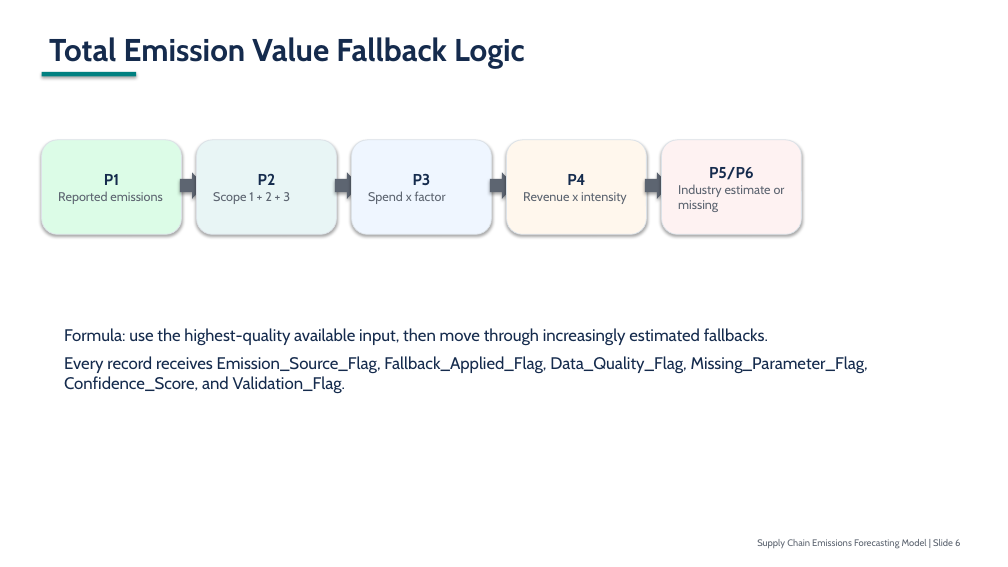
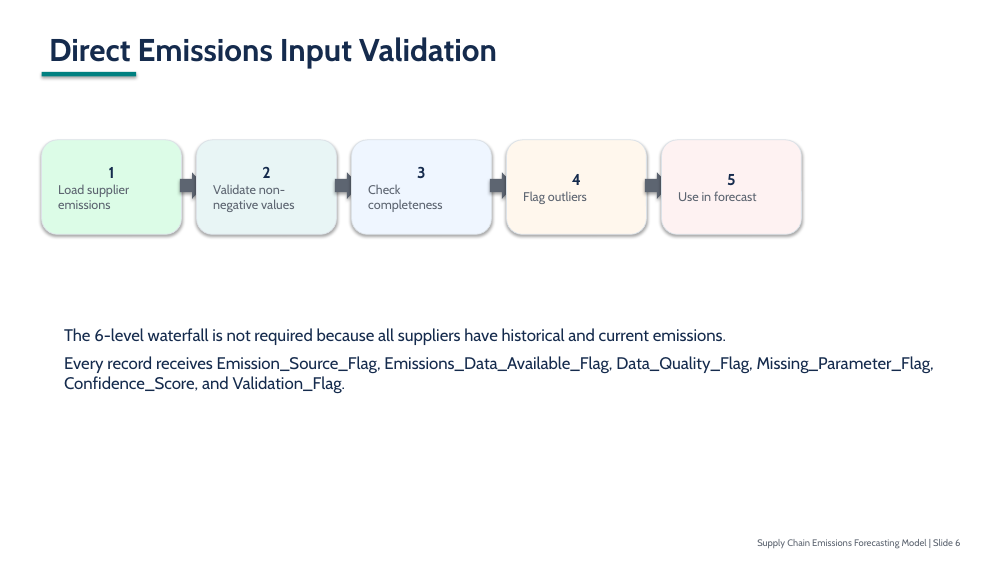
Before and after one commit to rojaraod/FORECAST, a slide deck: slide 6 of docs/supply_chain_emissions_forecasting_20_slide_deck.pptx. Drawn at 1008x567 pixels with LibreOffice and Linux fonts; fonts in the diff are those of the drawing. Boxes give left, top, right and bottom in pixels: in the first picture for what was removed or moved away, otherwise in the second. Text is boxed around its words. In the diff, an @@ line names an element or a change of style, - is before the commit and + after.

```diff
--- a/docs/supply_chain_emissions_forecasting_20_slide_deck.pptx
+++ b/docs/supply_chain_emissions_forecasting_20_slide_deck.pptx
@@ text at (49, 37, 497, 68): text changed @@
-Total Emission Value Fallback Logic
+Direct Emissions Input Validation
@@ text in rounded rectangle at (58, 167, 129, 209): text changed @@
-P1
-Reported emissions
+1
+Load supplier emissions
@@ text in rounded rectangle at (213, 167, 294, 212): text changed @@
-P2
-Scope 1 + 2 + 3
+2
+Validate non-negative values
@@ text in rounded rectangle at (368, 166, 442, 212): text changed @@
-P3
-Spend x factor
+3
+Check completeness
@@ text in rounded rectangle at (523, 174, 587, 204): text changed @@
-P4
-Revenue x intensity
+4
+Flag outliers
@@ text in rounded rectangle at (678, 174, 756, 201): text changed @@
-P5/P6
-Industry estimate or missing
+5
+Use in forecast
@@ text at (64, 328, 934, 393): text changed @@
-Formula: use the highest-quality available input, then move through increasingly estimated fallbacks.
-Every record receives Emission_Source_Flag, Fallback_Applied_Flag, Data_Quality_Flag, Missing_Parameter_Flag, Confidence_Score, and Validation_Flag.
+The 6-level waterfall is not required because all suppliers have historical and current emissions.
+Every record receives Emission_Source_Flag, Emissions_Data_Available_Flag, Data_Quality_Flag, Missing_Parameter_Flag, Confidence_Score, and Validation_Flag.
```
Also in this commit, not shown: 13 other slides changed, 10 other files.
